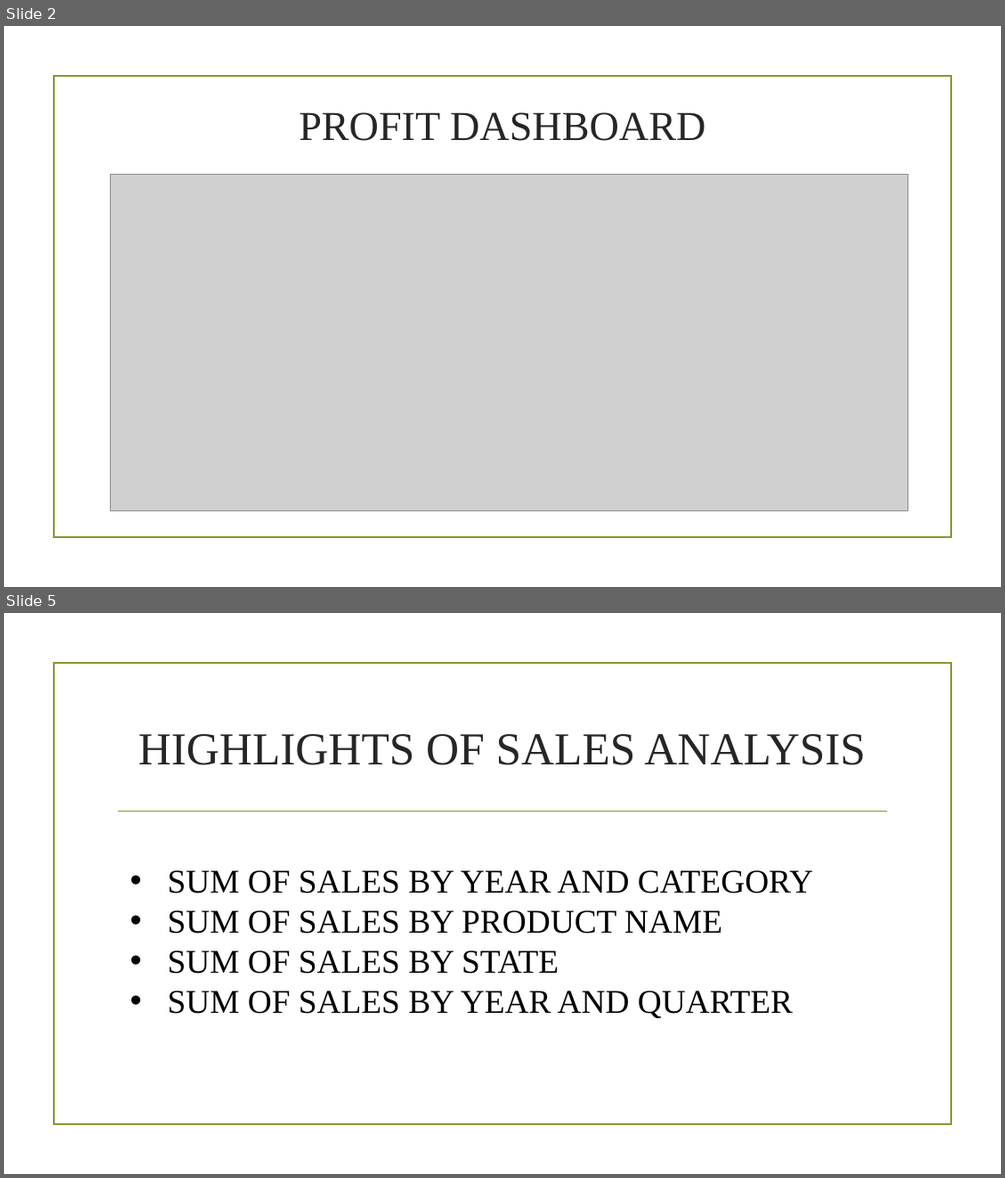
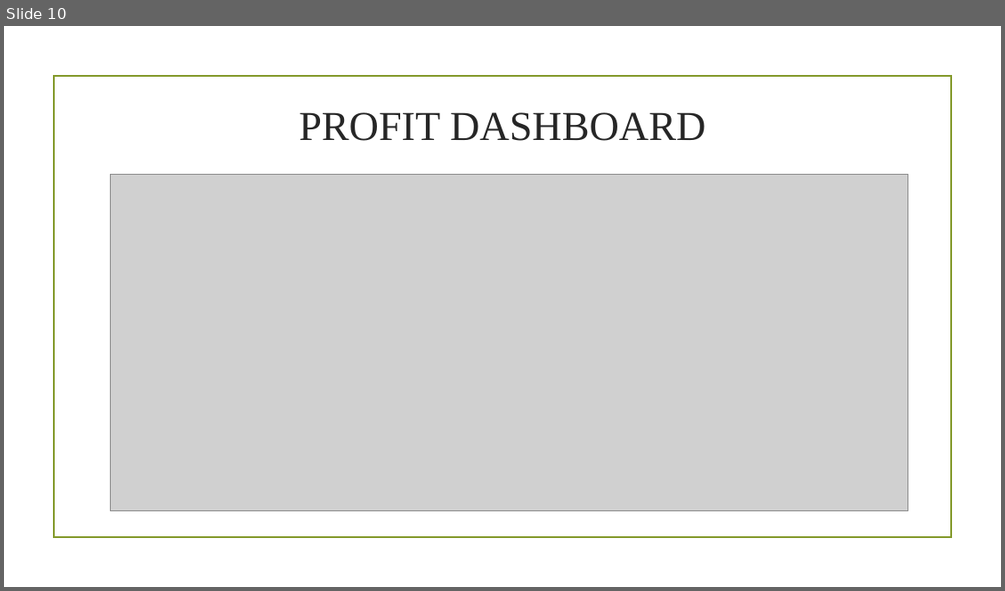
Before and after one commit to Leon199630/WALMART-ANALYSIS, a slide deck: WALMART PPT.pptx. Shown one above the other, each under a label of ours: slides 2 and 5 before the commit, slide 10 after it; the slides between them are not shown. The pictures are 1005x1178 and 1005x591 pixels, drawn with LibreOffice and Linux fonts; fonts in the diff are those of the drawing; grey boxes stand for pictures; background and template pictures are left out. Boxes give left, top, right and bottom in pixels: in the first picture for what was removed or moved away, otherwise in the second. Text is boxed around its words. In the diff, an @@ line names an element or a change of style, - is before the commit and + after.

```diff
--- a/WALMART PPT.pptx
+++ b/WALMART PPT.pptx
@@ slide 5 removed at bbox=[4, 613, 1001, 1174], background picture (left out); not listed: 1 template element that a slide beside it also shows @@
@@ title removed at bbox=[138, 734, 866, 765] @@
-HIGHLIGHTS OF SALES ANALYSIS
@@ line removed from (119, 811) to (887, 811) @@
@@ text removed at bbox=[168, 870, 813, 1018] @@
-• SUM OF SALES BY YEAR AND CATEGORY
-• SUM OF SALES BY PRODUCT NAME
-• SUM OF SALES BY STATE
-• SUM OF SALES BY YEAR AND QUARTER
@@ what was slide 2 is now slide 10 @@
```
Also in this commit, not shown: 1 slide changed, 20 slides added, 1 other slide removed.
